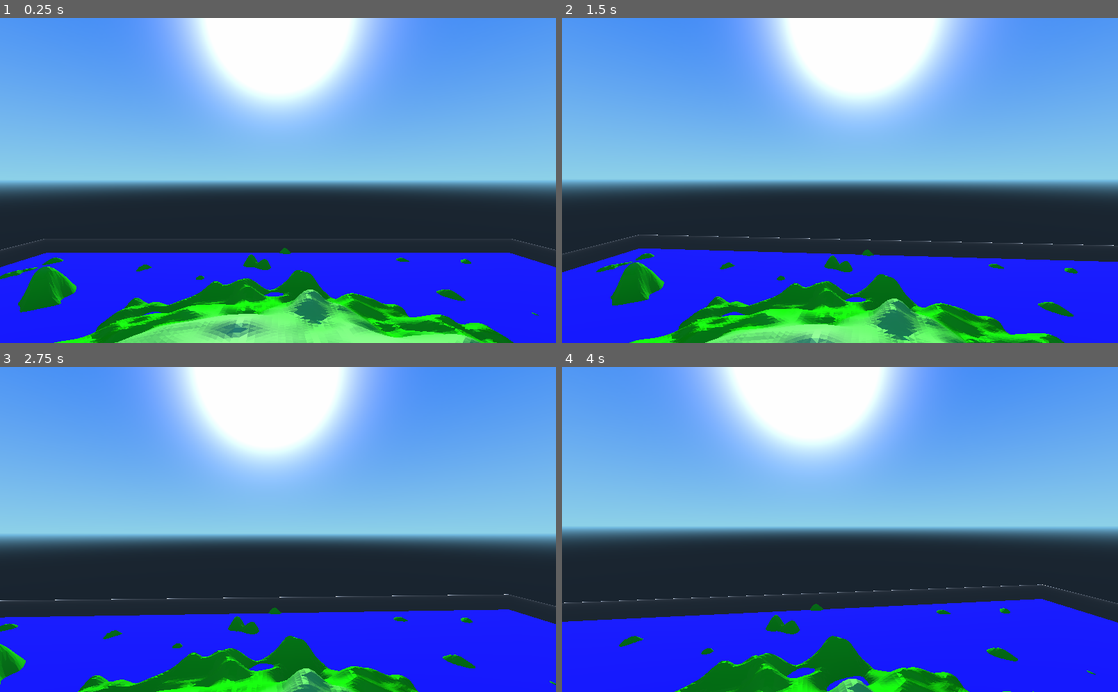
Above: before the commit, frames 1-4 (two rows, left to right).
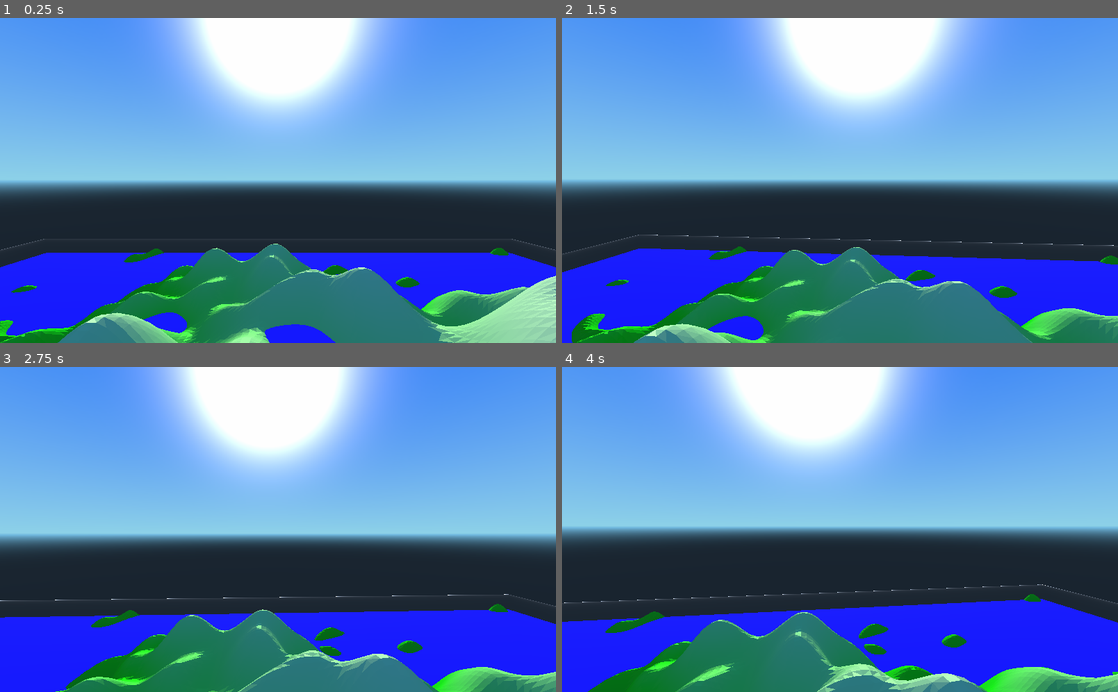
Above: after the commit, the same moments.

Repository: MichaelReel/Terrain_Scratch
Game: Godot game, scene res://Root.tscn
Two runs of this game, one before a commit and one after it. Both use one fixed random seed, a clock stepped at 60 frames per second and the inputs below.
Inputs (mouse positions are in pixels of both pictures, inside the frame that each line leads up to):
- Up to frame 1 (0.25 s): no input
- Up to frame 2 (1.5 s): tap Enter at 0.5 s; move the mouse to (867, 180) at 0.52 s; hold W (forward) from 0.53 s (still down); move the mouse to (812, 180) at 1.27 s
- Up to frame 3 (2.75 s): keep holding W (forward); move the mouse to (289, 523) at 2.02 s
- Up to frame 4 (4 s): keep holding W (forward); move the mouse to (834, 536) at 2.77 s; move the mouse to (878, 532) at 3.52 s

The runs differ from the first frame. In frame 1, 19% of the frame differs, in the area x 0-100%, y 69-100%; in frame 2, 16%; in frame 3, 12%; in frame 4, 11%.

Commit message:
Removing perlin ref implementation and using the built-in open simplex library.

Diff:
--- a/HeightHash.gd
+++ b/HeightHash.gd
@@ -4,12 +4,8 @@
 # Internally it can use many techniques, but ultimately
 # should return a simple height per coordinate call
 
-var Perlin = load("res://PerlinRef.gd")
-
-var multiplier_hash
 var amp_hash
 var island_limiter
-var hashes
 
 class ContinentalDome:
 	var r
@@ -29,22 +25,15 @@
 func _init(shelf_limit, rseed = 0):
 	seed(rseed)
 	randi() # Discard first rand as value tends to be low
-	var hash_seeds = [randi(), randi(), randi(), randi(), randi(), randi()]
 	island_limiter = ContinentalDome.new(shelf_limit)
-	multiplier_hash = Perlin.new(15.0 / shelf_limit, hash_seeds[4])
-	amp_hash = Perlin.new(7.0 / shelf_limit, hash_seeds[5])
-	hashes = [
-		Perlin.new(1.0 / 29.0, hash_seeds[0]),
-		Perlin.new(1.0 / 17.0, hash_seeds[1]),
-		Perlin.new(1.0 / 7.0, hash_seeds[2]),
-		Perlin.new(1.0 / 3.0, hash_seeds[3]),
-	]
+	amp_hash = OpenSimplexNoise.new()
+	amp_hash.seed = randi()
+	amp_hash.octaves = 4
+	amp_hash.period = 7.0
+	amp_hash.persistence = 0.8
 
 func getHash(x, y):
-	var amp_multiplier = multiplier_hash.getHash(x, y)
 	var new_height = island_limiter.getHash(x, y)
-	var amp = amp_hash.getHash(x, y)
-	for p in hashes:
-		new_height += p.getHash(x, y) * amp
-		amp *= amp_multiplier
+	var amp = amp_hash.get_noise_2d(x, y)
+	new_height = new_height + amp
 	return new_height
--- a/PerlinRef.gd
+++ /dev/null
@@ -1,99 +0,0 @@
-# Lifted from: http://mrl.nyu.edu/~perlin/noise/
-
-var p
-var min_hash
-var max_hash
-var dx
-var dy
-var dz
-
-func _init(zoom, rseed = 0):
-	self.p = []
-	self.min_hash = 0.0
-	self.max_hash = 0.0
-	self.dx = float(zoom)
-	self.dy = float(zoom)
-	self.dz = float(zoom)
-	var permutation = self.getPermutation(rseed)
-	for i in range(512):
-	    self.p.append(permutation[i % permutation.size()])
-
-func getPermutation(rseed):
-	var perm = [
-		151,160,137, 91, 90, 15,131, 13,201, 95, 96, 53,194,233,  7,225,
-		140, 36,103, 30, 69,142,  8, 99, 37,240, 21, 10, 23,190,  6,148,
-		247,120,234, 75,  0, 26,197, 62, 94,252,219,203,117, 35, 11, 32,
-		 57,177, 33, 88,237,149, 56, 87,174, 20,125,136,171,168, 68,175,
-		 74,165, 71,134,139, 48, 27,166, 77,146,158,231, 83,111,229,122,
-		 60,211,133,230,220,105, 92, 41, 55, 46,245, 40,244,102,143, 54,
-		 65, 25, 63,161,  1,216, 80, 73,209, 76,132,187,208, 89, 18,169,
-		200,196,135,130,116,188,159, 86,164,100,109,198,173,186,  3, 64,
-		 52,217,226,250,124,123,  5,202, 38,147,118,126,255, 82, 85,212,
-		207,206, 59,227, 47, 16, 58, 17,182,189, 28, 42,223,183,170,213,
-		119,248,152,  2, 44,154,163, 70,221,153,101,155,167, 43,172,  9,
-		129, 22, 39,253, 19, 98,108,110, 79,113,224,232,178,185,112,104,
-		218,246, 97,228,251, 34,242,193,238,210,144, 12,191,179,162,241,
-		 81, 51,145,235,249, 14,239,107, 49,192,214, 31,181,199,106,157,
-		184, 84,204,176,115,121, 50, 45,127,  4,150,254,138,236,205, 93,
-		222,114, 67, 29, 24, 72,243,141,128,195, 78, 66,215, 61,156,180,
-	]
-	seed(rseed)
-	randi() # Discard first randi, it's usually very low
-	# perm.shuffle(): not implemented quite yet, should replace:
-	var pl = len(perm)
-	var o_ind
-	var t
-	for t_ind in range(pl):
-		o_ind = randi() % pl
-		t = perm[t_ind]
-		perm[t_ind] = perm[o_ind]
-		perm[o_ind] = t
-
-	return perm
-
-func getFloatHash(x, y, z = 0):
-	var X = int(floor(x)) & 255             # FIND UNIT CUBE THAT
-	var Y = int(floor(y)) & 255             # CONTAINS POINT.
-	var Z = int(floor(z)) & 255
-	x -= floor(x)                           # FIND RELATIVE X,Y,Z
-	y -= floor(y)                           # OF POINT IN CUBE.
-	z -= floor(z)
-	var u = fade(x)                         # COMPUTE FADE CURVES
-	var v = fade(y)                         # FOR EACH OF X,Y,Z.
-	var w = fade(z)
-	var A  = self.p[X]+Y                    # HASH COORDINATES OF
-	var AA = self.p[A]+Z                    # THE 8 CUBE CORNERS,
-	var AB = self.p[A+1]+Z
-	var B  = self.p[X+1]+Y
-	var BA = self.p[B]+Z
-	var BB = self.p[B+1]+Z
-
-	return lerp(lerp(lerp(grad(self.p[AA  ], x  , y  , z   ),         # AND ADD
-						  grad(self.p[BA  ], x-1, y  , z   ), u),     # BLENDED
-					 lerp(grad(self.p[AB  ], x  , y-1, z   ),         # RESULTS
-						  grad(self.p[BB  ], x-1, y-1, z   ), u), v), # FROM  8
-				lerp(lerp(grad(self.p[AA+1], x  , y  , z-1 ),         # CORNERS
-						  grad(self.p[BA+1], x-1, y  , z-1 ), u),     # OF CUBE
-					 lerp(grad(self.p[AB+1], x  , y-1, z-1 ),
-						  grad(self.p[BB+1], x-1, y-1, z-1 ), u), v), w);
-
-func getHash(x, y, z = 0):
-	return float(self.getFloatHash(x * self.dx, y * self.dy, z * self.dz))
-
-func getOctaveHash(x, y, z = 0, n = 1):
-	var total = 0
-	var scale = 1
-	for i in range(n):
-		total += getHash(x * scale, y * scale, z * scale) * (1.0 / float(scale))
-		scale = scale << 1
-
-	return total
-
-func fade(t):
-	return t * t * t * (t * (t * 6 - 15) + 10)
-
-func grad(hsh, x, y, z):
-	var h = hsh & 15;                      # CONVERT LO 4 BITS OF HASH CODE
-	var u = x if h<8 else y                # INTO 12 GRADIENT DIRECTIONS.
-	var v = y if h<4 else x if h==12 or h==14 else z
-	return (u if h & 1 == 0 else -u) + (v if h & 2 == 0 else -v)
